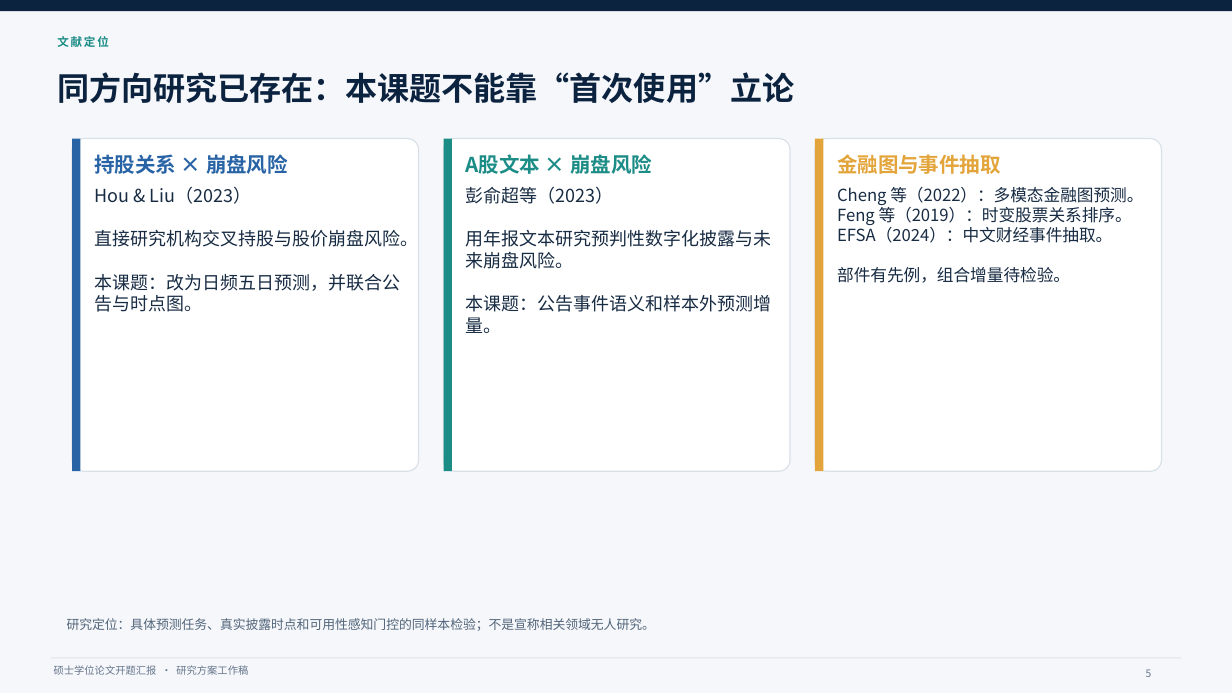
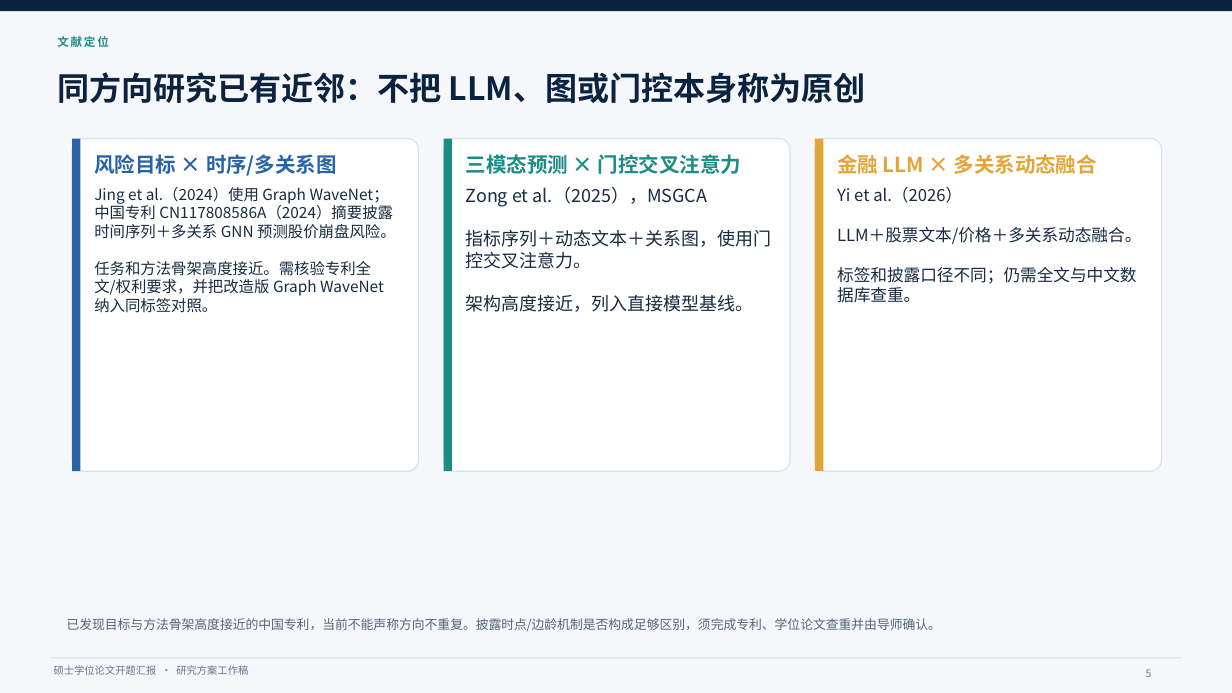
Before and after one commit to QiuKunYuan/llm-event-tail-risk-, a slide deck: slide 5 of docs/开题报告/开题答辩汇报.pptx. Drawn at 1232x693 pixels with LibreOffice and Linux fonts; fonts in the diff are those of the drawing. Boxes give left, top, right and bottom in pixels: in the first picture for what was removed or moved away, otherwise in the second. Text is boxed around its words. In the diff, an @@ line names an element or a change of style, - is before the commit and + after.

```diff
--- a/docs/开题报告/开题答辩汇报.pptx
+++ b/docs/开题报告/开题答辩汇报.pptx
@@ text at (x1=57, y1=72, x2=866, y2=103): text changed @@
-同方向研究已存在：本课题不能靠“首次使用”立论
+同方向研究已有近邻：不把 LLM、图或门控本身称为原创
@@ text at (x1=94, y1=154, x2=337, y2=176): text changed @@
-持股关系 × 崩盘风险
+风险目标 × 时序/多关系图
@@ text at (x1=466, y1=154, x2=741, y2=174): text changed @@
-A股文本 × 崩盘风险
+三模态预测 × 门控交叉注意力
@@ text at (x1=837, y1=154, x2=1097, y2=174): text changed @@
-金融图与事件抽取
+金融 LLM × 多关系动态融合
@@ text at (x1=94, y1=187, x2=395, y2=313): text changed; size 14 to 12 pt @@
-Hou & Liu（2023）
-直接研究机构交叉持股与股价崩盘风险。
-本课题：改为日频五日预测，并联合公告与时点图。
+Jing et al.（2024）使用 Graph WaveNet；中国专利 CN117808586A（2024）摘要披露时间序列＋多关系 GNN 预测股价崩盘风险。
+任务和方法骨架高度接近。需核验专利全文/权利要求，并把改造版 Graph WaveNet 纳入同标签对照。
@@ text at (x1=466, y1=187, x2=772, y2=312): text changed @@
-彭俞超等（2023）
-用年报文本研究预判性数字化披露与未来崩盘风险。
-本课题：公告事件语义和样本外预测增量。
+Zong et al.（2025），MSGCA
+指标序列＋动态文本＋关系图，使用门控交叉注意力。
+架构高度接近，列入直接模型基线。
@@ text at (x1=837, y1=187, x2=1141, y2=303): text changed @@
-Cheng 等（2022）：多模态金融图预测。
-Feng 等（2019）：时变股票关系排序。
-EFSA（2024）：中文财经事件抽取。
-部件有先例，组合增量待检验。
+Yi et al.（2026）
+LLM＋股票文本/价格＋多关系动态融合。
+标签和披露口径不同；仍需全文与中文数据库查重。
@@ text at (x1=67, y1=618, x2=942, y2=631): text changed @@
-研究定位：具体预测任务、真实披露时点和可用性感知门控的同样本检验；不是宣称相关领域无人研究。
+已发现目标与方法骨架高度接近的中国专利，当前不能声称方向不重复。披露时点/边龄机制是否构成足够区别，须完成专利、学位论文查重并由导师确认。
```
Also in this commit, not shown: 11 other slides changed, 14 other files.
